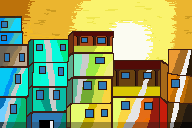
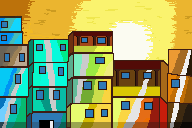
The second 192 × 128 image is a revision of the first. Changes to its layers:
painted on "Capa 1" over box(25, 31, 169, 113)
